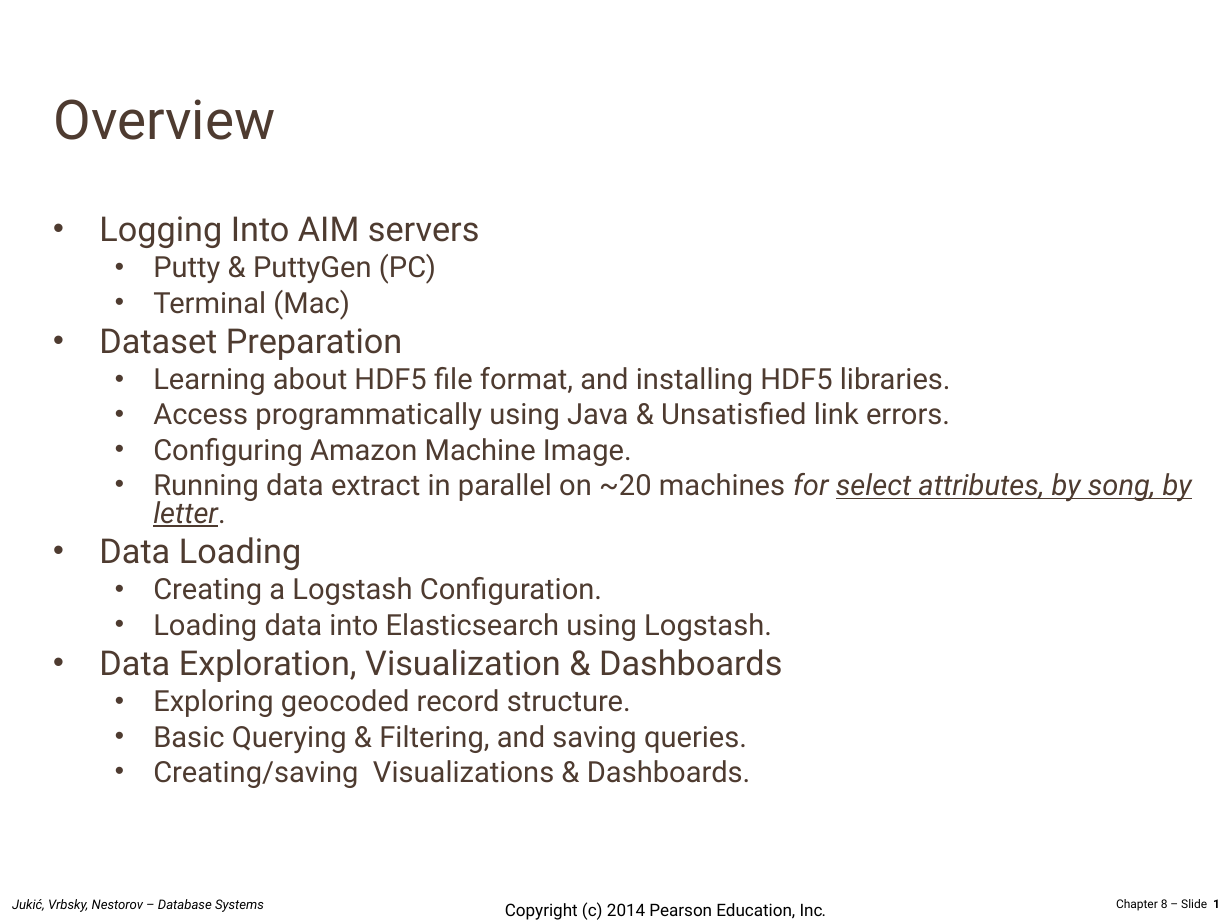
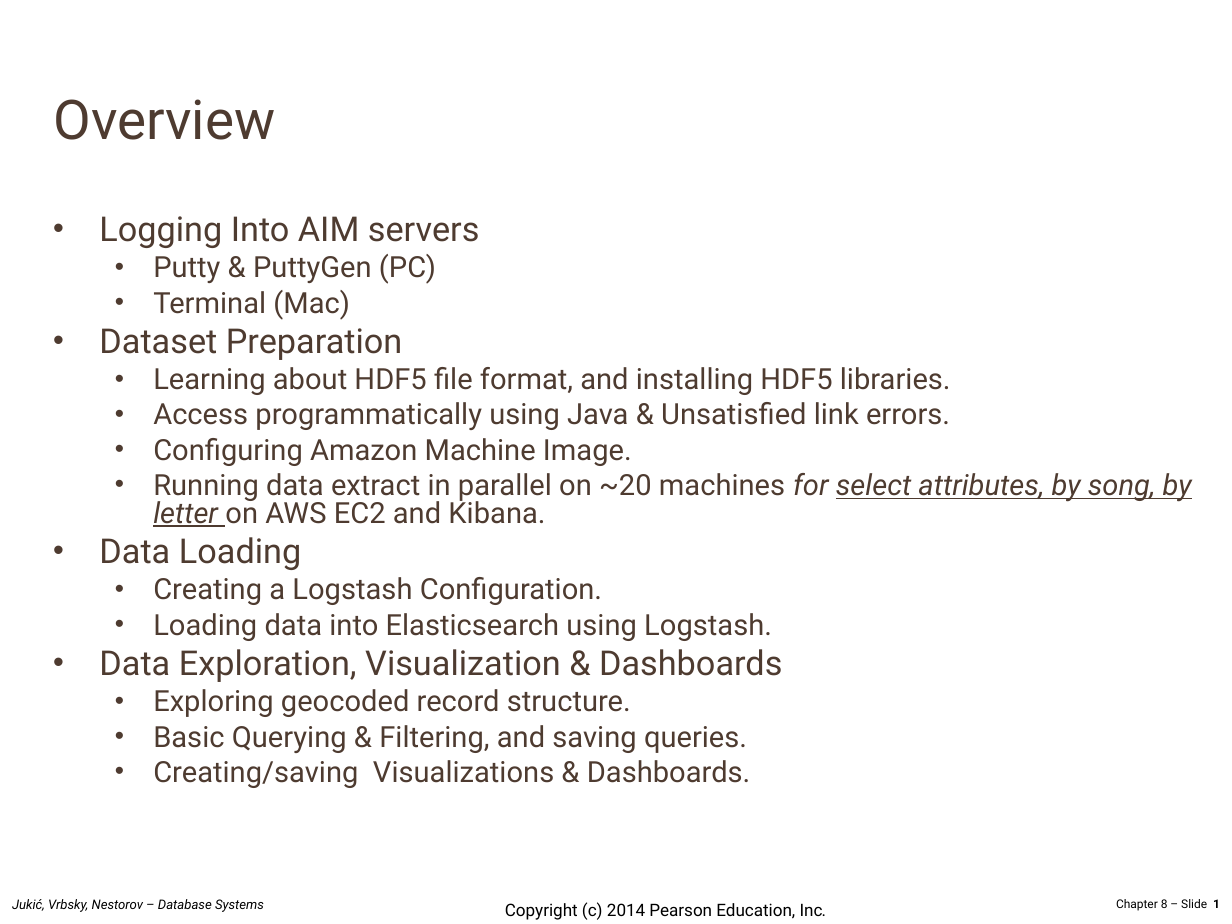
Before and after one commit to xxispawn01xx/Public, a slide deck: slide 1 of Distributed Computing/AWS Kibana Million Song/Million Song Case Study Readme.ppt. Drawn at 1232x924 pixels with LibreOffice and Linux fonts; fonts in the diff are those of the drawing; background and template pictures are left out. Boxes give left, top, right and bottom in pixels: in the first picture for what was removed or moved away, otherwise in the second. Text is boxed around its words. In the diff, an @@ line names an element or a change of style, - is before the commit and + after.

```diff
--- a/Distributed Computing/AWS Kibana Million Song/Million Song Case Study Readme.ppt
+++ b/Distributed Computing/AWS Kibana Million Song/Million Song Case Study Readme.ppt
@@ text at bbox=[153, 473, 1192, 527]: text changed @@
-  • Running data extract in parallel on ~20 machines for select attributes, by song, by letter.
+  • Running data extract in parallel on ~20 machines for select attributes, by song, by letter on AWS EC2 and Kibana.
```
Also in this commit, not shown: 18 other files.
